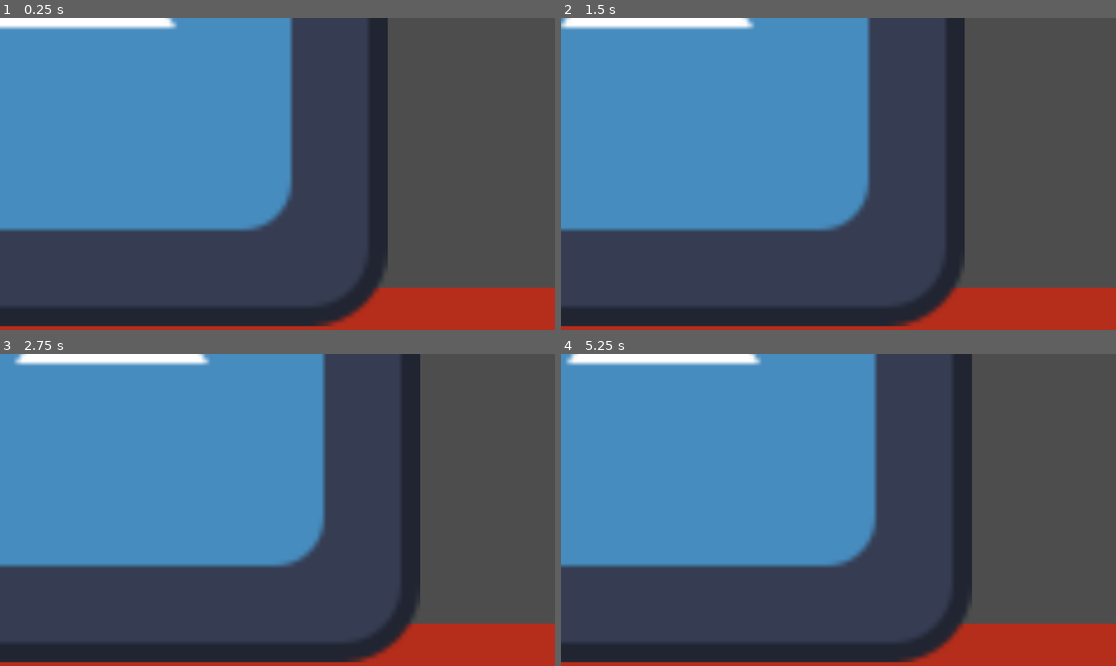
Above: before the commit, frames 1-4 (two rows, left to right).
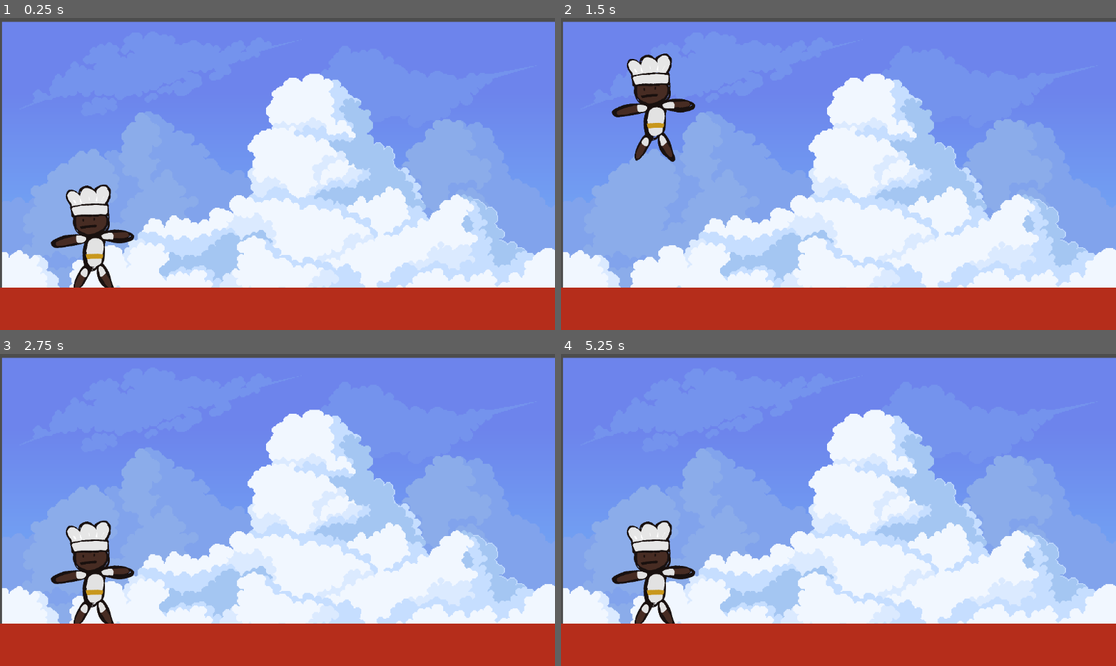
Above: after the commit, the same moments.

Repository: MaddyO1360/Village-Run
Game: Godot game, scene res://Scenes/game.tscn
Two runs of this game, one before a commit and one after it. Both use one fixed random seed, a clock stepped at 60 frames per second and the inputs below. The engine's default icon, where the game draws it, is replaced by a stand-in: a white triangle on a blue panel in a dark square.
Inputs:
- Up to frame 1 (0.25 s): no input
- Up to frame 2 (1.5 s): tap Enter (ui_accept) at 0.5, 0.77 s; hold Right from 0.53 s (still down); tap Alt at 0.6 s; tap Shift at 1.35 s
- Up to frame 3 (2.75 s): tap Enter (ui_accept) at 1.52 s; release Right at 2.03 s; hold Left from 2.03 s (still down); tap Alt at 2.1 s
- Up to frame 4 (5.25 s): release Left at 2.78 s; hold Right 2.78-4.28 s; tap Shift at 2.85, 4.35 s; tap Enter (ui_accept) at 3.02, 3.77, 4.52 s; tap Alt at 3.6, 5.1 s; hold Left 4.28-5.03 s; hold Right from 5.03 s (still down)

The runs differ from the first frame. In frame 1, 94% of the frame differs, in the area x 0-100%, y 0-99%; in frame 2, 94%; in frame 3, 95%; in frame 4, 95%.

Commit message:
tried fixingparalax, didn't really work .^.

Diff:
--- a/Scenes/game.tscn
+++ b/Scenes/game.tscn
@@ -1,8 +1,8 @@
 [gd_scene format=3 uid="uid://dy2dfxbbdwi8b"]
 
 [ext_resource type="PackedScene" uid="uid://dx4loc2srnu1f" path="res://Scenes/player.tscn" id="1_80nbo"]
+[ext_resource type="Texture2D" uid="uid://uywq2mpb30j2" path="res://Assets/orig_big.png" id="3_3dryh"]
 [ext_resource type="PackedScene" uid="uid://covy1iknju801" path="res://Scenes/ground.tscn" id="3_wrm1d"]
-[ext_resource type="Texture2D" uid="uid://bxmjfdautis3w" path="res://Assets/icon.svg" id="4_3dryh"]
 
 [node name="main" type="Node2D" unique_id=154638227]
 
@@ -11,14 +11,22 @@
 
 [node name="ground" parent="." unique_id=1682936385 instance=ExtResource("3_wrm1d")]
 
-[node name="Parallax2D" type="Parallax2D" parent="." unique_id=376367417]
+[node name="Parallax2D" type="ParallaxBackground" parent="." unique_id=674995664]
 scale = Vector2(10, 10)
-scroll_scale = Vector2(5, 0)
-repeat_size = Vector2(87, 0)
-autoscroll = Vector2(27, 0)
-repeat_times = 2
-ignore_camera_scroll = true
+transform = Transform2D(10, 0, 0, 10, 0, 0)
+scroll_offset = Vector2(-137.00002, 141.00002)
 
-[node name="Sprite2D" type="Sprite2D" parent="Parallax2D" unique_id=377747111]
-position = Vector2(15.800003, 0)
-texture = ExtResource("4_3dryh")
+[node name="Sprite2D2" type="Sprite2D" parent="Parallax2D" unique_id=1731612306]
+position = Vector2(0.40000534, 0.80000305)
+scale = Vector2(0.049999997, 0.049999997)
+texture = ExtResource("3_3dryh")
+centered = false
+
+[node name="ParallaxLayer" type="ParallaxLayer" parent="Parallax2D" unique_id=216638895]
+motion_mirroring = Vector2(2304, 0)
+
+[node name="Sprite2D" type="Sprite2D" parent="Parallax2D/ParallaxLayer" unique_id=377747111]
+position = Vector2(0.40000534, 0.80000305)
+scale = Vector2(0.049999997, 0.049999997)
+texture = ExtResource("3_3dryh")
+centered = false
Binary file added: Assets/orig_big.png
Not shown, added: Assets/orig_big.png.import
